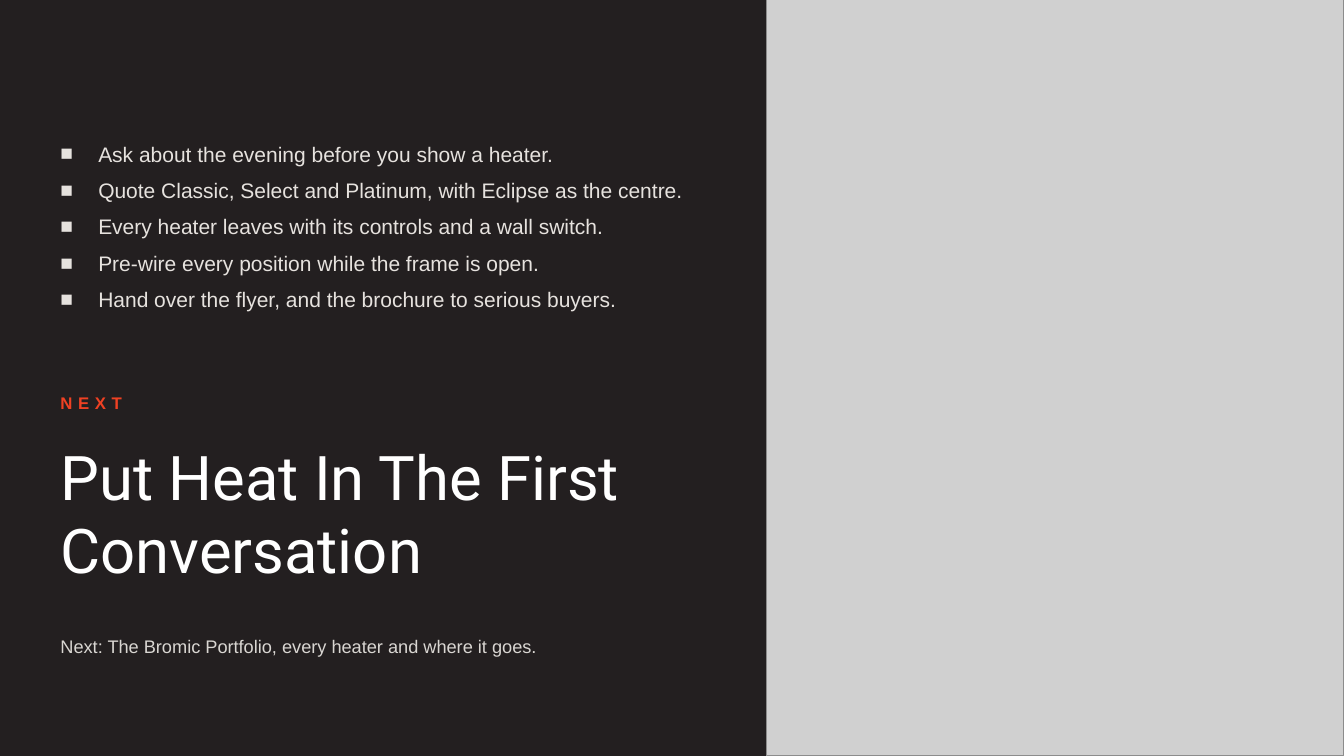
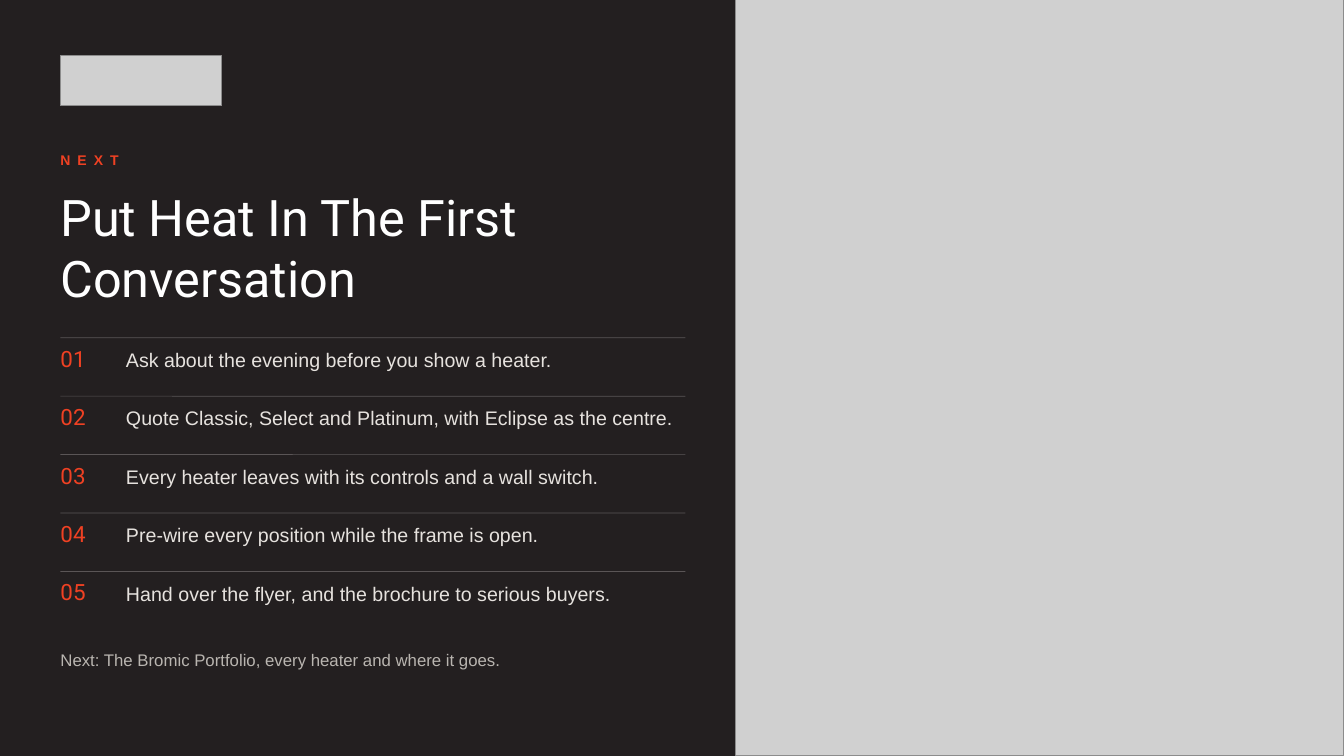
Before and after one commit to aayuvis/Bromic_Marketing, a slide deck: slide 29 of decks/training/out/Bromic-Dealer-How-To-Sell-Outdoor-Heat.pptx. Drawn at 1344x756 pixels with LibreOffice and Linux fonts; fonts in the diff are those of the drawing; grey boxes stand for pictures; background and template pictures are left out. Boxes give left, top, right and bottom in pixels: in the first picture for what was removed or moved away, otherwise in the second. Text is boxed around its words. In the diff, an @@ line names an element or a change of style, - is before the commit and + after.

```diff
--- a/decks/training/out/Bromic-Dealer-How-To-Sell-Outdoor-Heat.pptx
+++ b/decks/training/out/Bromic-Dealer-How-To-Sell-Outdoor-Heat.pptx
@@ picture: place and size @@
-picture at bbox=[766, 0, 1344, 756]
+picture at bbox=[736, 0, 1344, 756]
@@ picture added at bbox=[60, 55, 222, 106] @@
@@ text "NEXT": place and size @@
-text "NEXT" at bbox=[60, 397, 121, 409]
+text "NEXT" at bbox=[60, 151, 665, 181]
@@ text "NEXT" at bbox=[60, 151, 665, 181]: size 12 to 10 pt, letter spacing 4 to 5 pt; less space between paragraphs @@
@@ text at bbox=[60, 198, 518, 298]: text changed; size 15 to 36 pt; font Arial to Roboto; text colour #E6E2DE to #FFFFFF @@
-■ Ask about the evening before you show a heater.
-■ Quote Classic, Select and Platinum, with Eclipse as the centre.
-■ Every heater leaves with its controls and a wall switch.
-■ Pre-wire every position while the frame is open.
-■ Hand over the flyer, and the brochure to serious buyers.
+Put Heat In The First Conversation
@@ line added from (60, 338) to (686, 338), #5A5556 0.5 pt @@
@@ text added at bbox=[60, 351, 85, 367], 16 pt, text #EF4123 @@
+01
@@ text added at bbox=[126, 352, 551, 371], 14 pt, text #E6E2DE @@
+Ask about the evening before you show a heater.
@@ line added from (60, 396) to (686, 396), #5A5556 0.5 pt @@
@@ text added at bbox=[60, 409, 85, 425], 16 pt, text #EF4123 @@
+02
@@ text added at bbox=[126, 410, 672, 429], 14 pt, text #E6E2DE @@
+Quote Classic, Select and Platinum, with Eclipse as the centre.
@@ title removed at bbox=[60, 453, 619, 574] @@
-Put Heat In The First Conversation
@@ line added from (60, 455) to (686, 455), #5A5556 0.5 pt @@
@@ text added at bbox=[60, 468, 85, 484], 16 pt, text #EF4123 @@
+03
@@ text added at bbox=[126, 469, 598, 488], 14 pt, text #E6E2DE @@
+Every heater leaves with its controls and a wall switch.
@@ line added from (60, 513) to (686, 513), #5A5556 0.5 pt @@
@@ text added at bbox=[60, 526, 85, 542], 16 pt, text #EF4123 @@
+04
@@ text added at bbox=[126, 527, 538, 546], 14 pt, text #E6E2DE @@
+Pre-wire every position while the frame is open.
@@ line added from (60, 572) to (686, 572), #5A5556 0.5 pt @@
@@ text added at bbox=[60, 584, 85, 600], 16 pt, text #EF4123 @@
+05
@@ text added at bbox=[126, 586, 610, 605], 14 pt, text #E6E2DE @@
+Hand over the flyer, and the brochure to serious buyers.
@@ text "Next: The Bromic Portfolio, every ...": place and size @@
-text "Next: The Bromic Portfolio, every ..." at bbox=[60, 640, 536, 657]
+text "Next: The Bromic Portfolio, every ..." at bbox=[60, 654, 500, 670]
@@ text "Next: The Bromic Portfolio, every ..." at bbox=[60, 654, 500, 670]: size 13 to 12 pt, text colour #D9D6D2 to #B9B5B0 @@
```
Also in this commit, not shown: 28 other slides changed, 58 other files.
